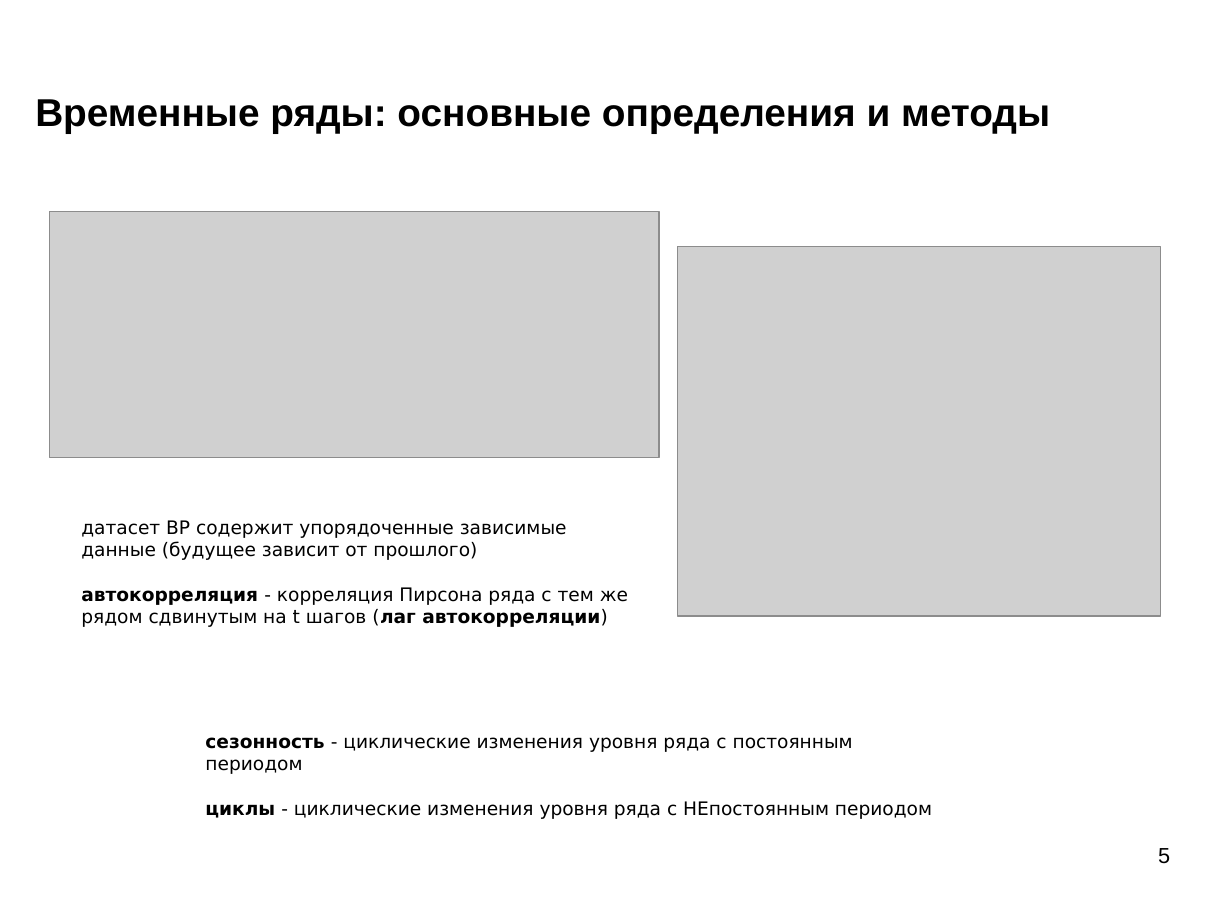
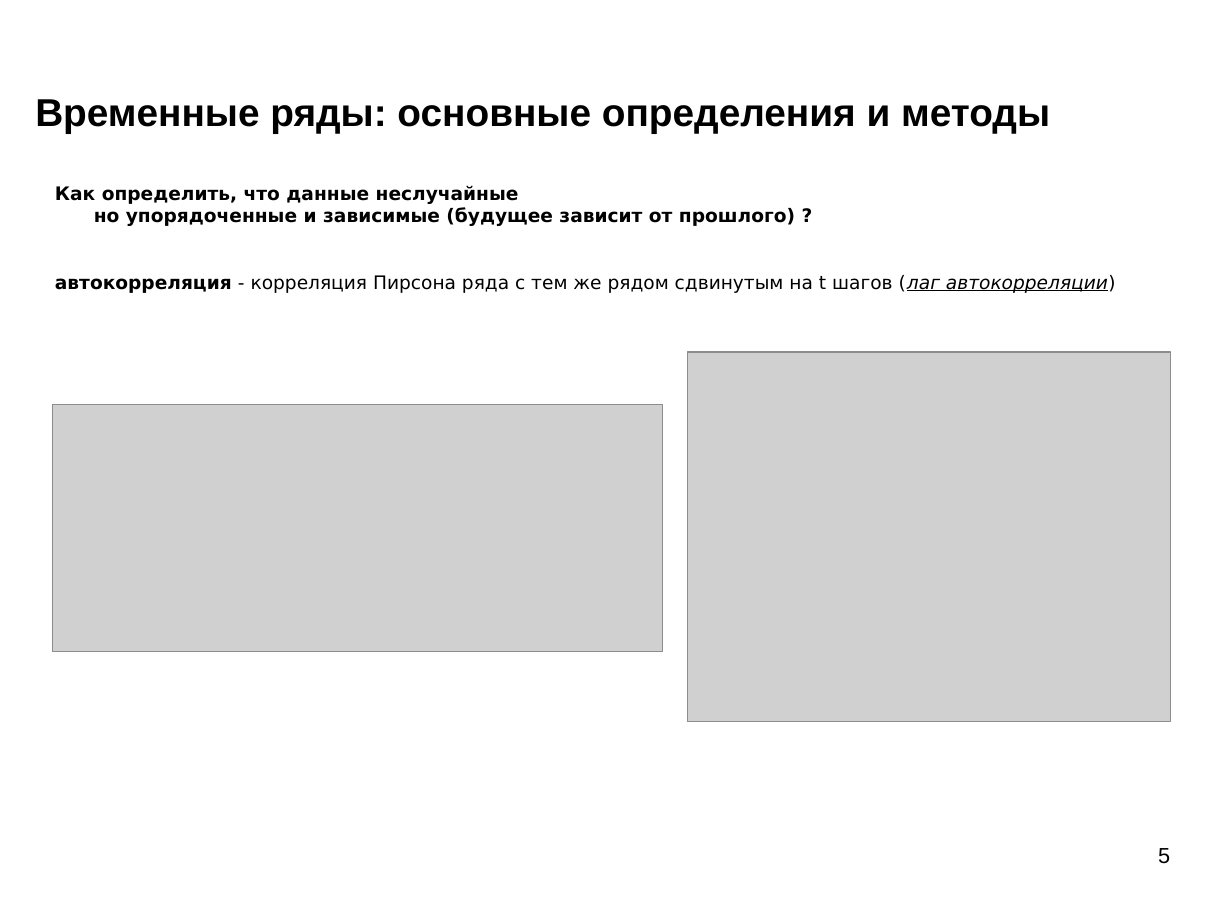
Before and after one commit to mechanoid5/ml_lectorium_2024_I, a slide deck: slide 5 of 22-time-series.odp. Drawn at 1232x924 pixels with LibreOffice and Linux fonts; fonts in the diff are those of the drawing; grey boxes stand for pictures; background and template pictures are left out. Boxes give left, top, right and bottom in pixels: in the first picture for what was removed or moved away, otherwise in the second. Text is boxed around its words. In the diff, an @@ line names an element or a change of style, - is before the commit and + after.

```diff
--- a/22-time-series.odp
+++ b/22-time-series.odp
@@ text "Как определить, что данные неслучайные": place and size @@
-text "Как определить, что данные неслучайные" at (81, 520, 628, 627)
+text "Как определить, что данные неслучайные" at (55, 185, 1116, 293)
@@ text at (55, 185, 795, 226): text changed; bold on @@
-датасет ВР содержит упорядоченные зависимые данные (будущее зависит от прошлого)
+Как определить, что данные неслучайные
+но упорядоченные и зависимые (будущее зависит от прошлого) ?
@@ text at (55, 275, 1116, 293): bold off, italic on, underline on in "(лаг автокорреляции)" @@
@@ picture: place and size @@
-picture at (677, 246, 1160, 616)
+picture at (688, 352, 1171, 722)
@@ picture: place and size @@
-picture at (49, 211, 660, 457)
+picture at (53, 405, 663, 651)
@@ text removed at (205, 737, 932, 819) @@
-сезонность - циклические изменения уровня ряда с постоянным периодом
-циклы - циклические изменения уровня ряда с НЕпостоянным периодом
```
Also in this commit, not shown: 2 other slides changed, 1 slide added, 2 other files.
